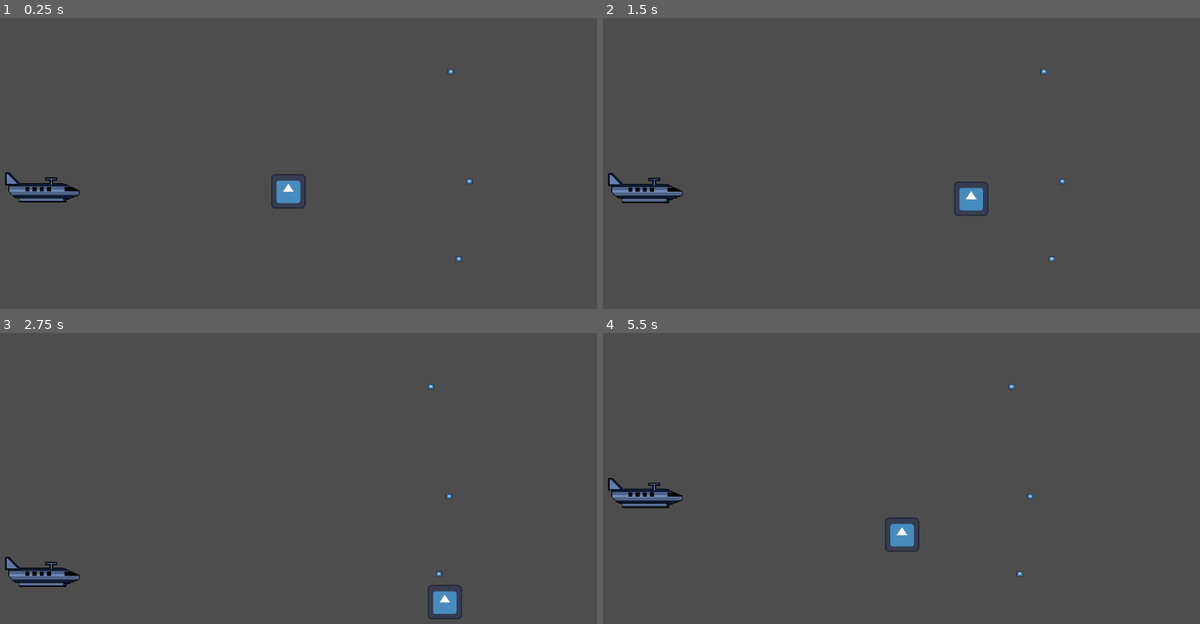
Above: before the commit, frames 1-4 (two rows, left to right).
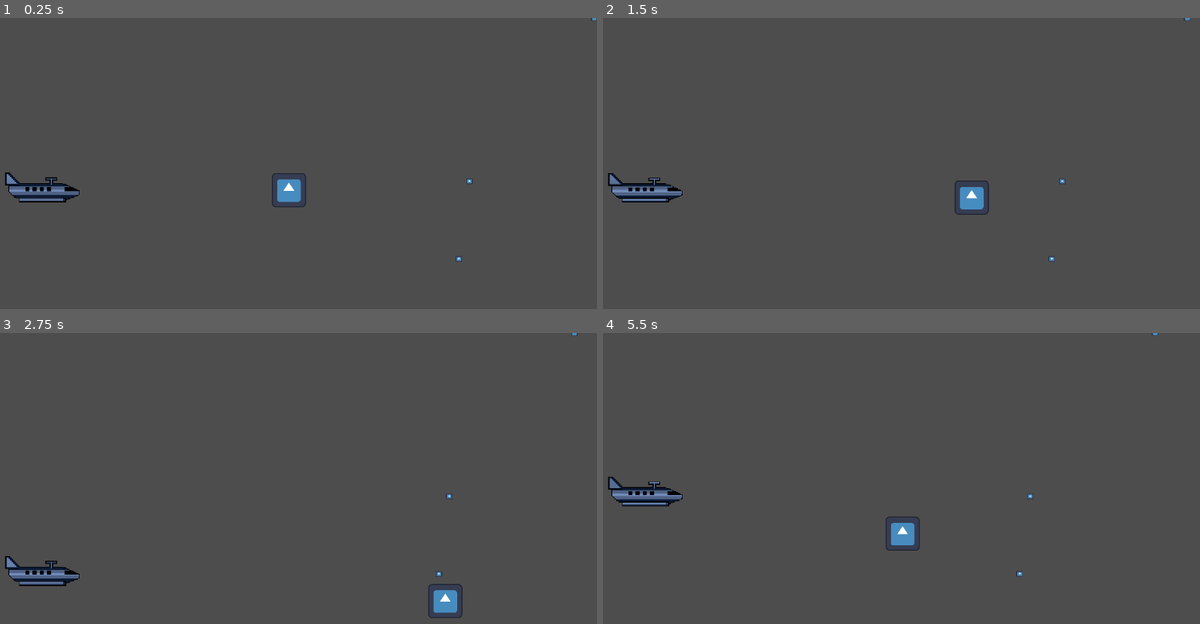
Above: after the commit, the same moments.

Repository: LastAeon77/JambandGame
Game: Godot game, scene res://scenes/space_level.tscn
Same seed, same stepped clock (60 frames per second), same inputs: the game is played once before the commit and once after it. The engine's default icon, where the game draws it, is replaced by a stand-in: a white triangle on a blue panel in a dark square.
Inputs:
- Up to frame 1 (0.25 s): no input
- Up to frame 2 (1.5 s): tap Enter at 0.5 s; hold Right (ui_right) 0.53-1.28 s; tap L (test_asteroid) at 0.6, 1.35 s; hold Down (ui_down) from 1.28 s (still down)
- Up to frame 3 (2.75 s): release Down (ui_down) at 2.03 s; hold Right (ui_right) from 2.03 s (still down); tap L (test_asteroid) at 2.1 s
- Up to frame 4 (5.5 s): release Right (ui_right) at 2.78 s; hold Up (ui_up) 2.78-3.53 s; tap L (test_asteroid) every 0.75 s from 2.85 to 5.1 s; hold Left (ui_left) 3.53-5.03 s; hold Down (ui_down) from 5.03 s (still down)

The runs differ from the first frame. In frame 1, 0.2% of the frame differs, in the area x 45-100%, y 0-66%; in frame 2, 0.4%; in frame 3, 0.6%; in frame 4, 0.8%, in the area x 0-93%, y 0-76%.

Commit message:
added angle calculation

Diff:
--- a/asteroid.gd
+++ b/asteroid.gd
@@ -18,4 +18,5 @@
 
 
 func _on_area_entered(area):
-	queue_free()
+	#queue_free()
+	pass
--- a/scenes/asteroid_generator.tscn
+++ b/scenes/asteroid_generator.tscn
@@ -1,6 +1,12 @@
-[gd_scene load_steps=2 format=3 uid="uid://dp1wusb7lwvr6"]
+[gd_scene load_steps=3 format=3 uid="uid://dp1wusb7lwvr6"]
 
 [ext_resource type="Script" path="res://scripts/asteroid_generator.gd" id="1_k5bss"]
+[ext_resource type="Texture2D" uid="uid://qerubgc6veti" path="res://sprites/icon.svg" id="2_osi6n"]
 
 [node name="Asteroid_Generator" type="Node2D"]
 script = ExtResource("1_k5bss")
+
+[node name="Sprite2D" type="Sprite2D" parent="."]
+position = Vector2(1, 1)
+scale = Vector2(0.109375, 0.0625)
+texture = ExtResource("2_osi6n")
--- a/scenes/space_level.tscn
+++ b/scenes/space_level.tscn
@@ -10,6 +10,7 @@
 [node name="SpaceLevel" type="Node"]
 
 [node name="Asteroid_Generator" parent="." instance=ExtResource("1_m0rt1")]
+position = Vector2(1252, 2)
 
 [node name="WorldBoundries" type="StaticBody2D" parent="."]
 
@@ -36,6 +37,7 @@
 zoom = Vector2(0.5, 0.5)
 
 [node name="PlayerShip" parent="." instance=ExtResource("1_mn0o8")]
+position = Vector2(2, -4)
 
 [node name="PassengerShip" parent="." instance=ExtResource("2_rhrxj")]
 position = Vector2(-950, 0)
@@ -48,4 +50,4 @@
 position = Vector2(644, 253)
 
 [node name="Asteroid3" parent="." instance=ExtResource("3_00svk")]
-position = Vector2(614, -447)
+position = Vector2(1150, -648)
--- a/scripts/asteroid_generator.gd
+++ b/scripts/asteroid_generator.gd
@@ -1,6 +1,6 @@
 extends Node2D
 
-var asteroid_block = preload("res://scenes/asteroid.tscn")
+var asteroid_block = load("res://scenes/asteroid.tscn")
 # Called when the node enters the scene tree for the first time.
 func _ready():
 	pass # Replace with function body.
@@ -9,15 +9,30 @@
 # Called every frame. 'delta' is the elapsed time since the previous frame.
 func _process(delta):
 	if Input.is_action_just_pressed("test_asteroid"):
-		#var temp = asteroid_block
-		#asteroid_block.instantiate()
-		#asteroid_block.position = position
+
 		var camera :Camera2D = get_tree().get_first_node_in_group("camera")
 		var screen_size = get_viewport().get_visible_rect().size
-		var zoom = camera.zoom
-		var top_right = camera.position + (screen_size * zoom) / 2
-		var bottom_right = camera.position + (screen_size * zoom) / 2
+		var zoom : Vector2 = camera.zoom
+		var top_right = camera.position + (screen_size * Vector2(1/zoom.x,1/zoom.y)) / 2
+		var bottom_right = camera.position + (screen_size * Vector2(1/zoom.x,1/zoom.y)) / 2
+		bottom_right[1] = -bottom_right[1]
+		#var slope_to_top_right = (position.y-top_right[1])/(position.x-top_right[0])
+		#print(slope_to_top_right)
+		#var slope_to_bottom_right = (position.y-bottom_right[1])/(position.x-bottom_right[0])
+		#print(slope_to_bottom_right)
+		#var tandelta = abs((slope_to_bottom_right-slope_to_top_right)/(1+slope_to_top_right*slope_to_bottom_right))
+		#var angle = atan(tandelta)
+		var vector_to_top_right = top_right - position
+		var vector_to_bottom_right = bottom_right - position
+		vector_to_top_right = vector_to_top_right.normalized()
+		vector_to_bottom_right = vector_to_bottom_right.normalized()
+		var dot_product = vector_to_top_right.dot(vector_to_bottom_right)
+		var angle = acos(dot_product)
+		print(angle)
+		print(rad_to_deg(angle))
+		var temp = asteroid_block.instantiate()
+		add_child(temp)
+		temp.global_position = global_position
 
-		print("Top-left: ", top_right)
-		print("Bottom-right: ", bottom_right)
+		temp.rotation = angle / 2
 	pass
